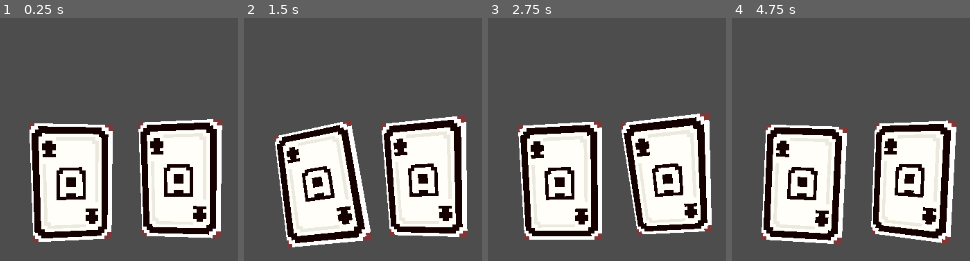
Above: before the commit, frames 1-4 (left to right).
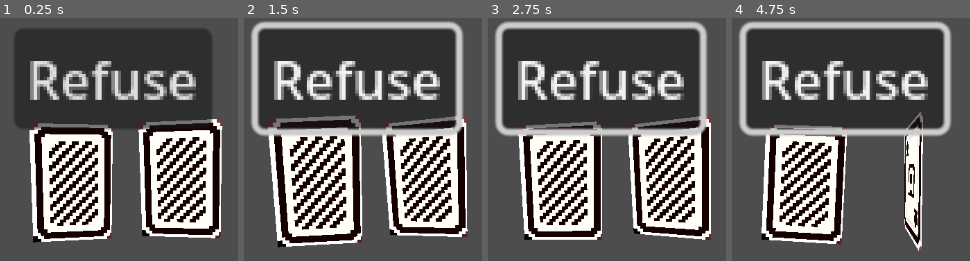
Above: after the commit, the same moments.

Repository: harshborkar/beatemupBrackeys
Game: Godot game, scene res://Scenes/card_manager.tscn
Same seed, same stepped clock (60 frames per second), same inputs: the game is played once before the commit and once after it. This scene is started directly instead of the project's main scene.
Inputs (mouse positions are in pixels of both pictures, inside the frame that each line leads up to):
- Up to frame 1 (0.25 s): no input
- Up to frame 2 (1.5 s): click (358, 78) at 0.5 s, where only the run after the commit has a clickable "Refuse"; tap Enter (ui_accept) at 1.25 s; move the mouse to (315, 183) at 1.27 s; hold D (Right) from 1.28 s (still down); click (315, 183) at 1.35 s
- Up to frame 3 (2.75 s): keep holding D (Right); tap Enter (ui_accept) at 1.52, 2.27 s; move the mouse to (666, 180) at 2.02 s; click (666, 180) at 2.1 s
- Up to frame 4 (4.75 s): move the mouse to (884, 144) at 2.77 s; release D (Right) at 2.78 s; hold A (Left) 2.78-3.53 s; click (884, 144) at 2.85 s; move the mouse to (outside the picture) at 3.52 s; hold D (Right) from 3.53 s (still down); click (outside the picture) at 3.6 s; tap Enter (ui_accept) at 3.77, 4.52 s; move the mouse to (outside the picture) at 4.27 s; click (outside the picture) at 4.35 s

The runs differ from the first frame. In frame 1, 48% of the frame differs, in the area x 6-94%, y 4-93%; in frame 2, 58%; in frame 3, 56%; in frame 4, 61%, in the area x 2-95%, y 1-98%.
Error after the commit: Invalid call. Nonexistent function 'refused' in base 'Nil'. (res://Scripts/card_manager.gd:25)

Commit message:
Add refuse button and improve card flip/refuse logic
Introduces a 'Refuse' button to the card manager scene and connects its signal to allow refusing a selected card. Refactors card state management with a new enum, adds a 'refused' animation, and updates input handling to prevent multiple cards from being selected at once. Also updates the burn shader for a more accurate dissolve/burn effect and tweaks card animation and frame settings.

Diff:
--- a/Scenes/card_manager.tscn
+++ b/Scenes/card_manager.tscn
@@ -10,6 +10,17 @@
 zoom = Vector2(4.68, 4.68)
 
 [node name="Cards" parent="." instance=ExtResource("2_7ykl4")]
+sacrifice = "Hand"
 
 [node name="Cards2" parent="." instance=ExtResource("2_7ykl4")]
 position = Vector2(33, -1)
+sacrifice = "Leg"
+
+[node name="Button" type="Button" parent="."]
+offset_left = -18.0
+offset_top = -66.0
+offset_right = 43.0
+offset_bottom = -35.0
+text = "Refuse"
+
+[connection signal="pressed" from="Button" to="." method="_on_button_pressed"]
--- a/Scenes/cards.tscn
+++ b/Scenes/cards.tscn
@@ -13,10 +13,10 @@
 tracks/0/interp = 2
 tracks/0/loop_wrap = true
 tracks/0/keys = {
-"times": PackedFloat32Array(0, 0.433333),
+"times": PackedFloat32Array(0, 0.466667),
 "transitions": PackedFloat32Array(1, 1),
 "update": 1,
-"values": [Vector2i(0, 0), Vector2i(14, 2)]
+"values": [Vector2i(14, 2), Vector2i(0, 0)]
 }
 tracks/1/type = "value"
 tracks/1/imported = false
@@ -43,7 +43,7 @@
 "times": PackedFloat32Array(0),
 "transitions": PackedFloat32Array(1),
 "update": 1,
-"values": [Vector2i(0, 0)]
+"values": [Vector2i(14, 2)]
 }
 tracks/1/type = "value"
 tracks/1/imported = false
@@ -58,9 +58,37 @@
 "values": [Vector2(1, 1)]
 }
 
+[sub_resource type="Animation" id="Animation_fb33y"]
+resource_name = "Flip_Again"
+tracks/0/type = "value"
+tracks/0/imported = false
+tracks/0/enabled = true
+tracks/0/path = NodePath(".:scale")
+tracks/0/interp = 2
+tracks/0/loop_wrap = true
+tracks/0/keys = {
+"times": PackedFloat32Array(0, 0.48, 1),
+"transitions": PackedFloat32Array(1, 1, 1),
+"update": 0,
+"values": [Vector2(1, 1), Vector2(0.025, 1), Vector2(1, 1)]
+}
+tracks/1/type = "value"
+tracks/1/imported = false
+tracks/1/enabled = true
+tracks/1/path = NodePath(".:frame_coords")
+tracks/1/interp = 2
+tracks/1/loop_wrap = true
+tracks/1/keys = {
+"times": PackedFloat32Array(0, 0.466667),
+"transitions": PackedFloat32Array(1, 1),
+"update": 1,
+"values": [Vector2i(0, 0), Vector2i(14, 2)]
+}
+
 [sub_resource type="AnimationLibrary" id="AnimationLibrary_fb33y"]
 _data = {
 &"Flip": SubResource("Animation_4ll3t"),
+&"Flip_Again": SubResource("Animation_fb33y"),
 &"RESET": SubResource("Animation_eomap")
 }
 
@@ -104,6 +132,7 @@
 texture = ExtResource("1_xdaph")
 hframes = 15
 vframes = 4
+frame = 44
 
 [node name="Mouse Area" type="Area2D" parent="."]
 
--- a/Scripts/card_manager.gd
+++ b/Scripts/card_manager.gd
@@ -1,19 +1,29 @@
 class_name card_manager
 extends Node2D
+var card_selected:bool = false
 
-
-
+var current_card:card
 
 func connect_card_signal(Card:card):
 	Card.hovered_on.connect(on_hover.bind())
 	Card.hovered_off.connect(off_hover.bind())
 
 
+
+
 func on_hover(Card:card):
-	Card.on_hover()
-	if Input.is_action_just_pressed("Left_Click"):
-		Card.flip_card()
+	if not card_selected:
+		Card.on_hover()
 
 
 func off_hover(Card:card):
-	Card.off_hover()
+	if not card_selected:
+		Card.off_hover()
+
+func refused(Card:card):
+	card_selected= false
+	Card.refused()
+
+
+func _on_button_pressed() -> void:
+	refused(current_card)
--- a/Scripts/cards.gd
+++ b/Scripts/cards.gd
@@ -1,35 +1,69 @@
 class_name card
 extends Node2D
+
 @onready var animation_player: AnimationPlayer = $AnimationPlayer
 @onready var sprite_2d: Sprite2D = $Sprite2D
 
+@export_enum("Eyes", "Hand", "Mouth", "Brain", "Leg", "Ears", "Heart", "Blood", "Lungs")
+var sacrifice: String
+
 signal hovered_on
 signal hovered_off
+
+
+enum STATE { IDLE, HOVERED, FLIPPED, CHOSEN, REFUSED }
+var state = STATE.IDLE
 
 func _ready() -> void:
 	# Create a unique material instance for each card
 	sprite_2d.material = sprite_2d.material.duplicate()
 	get_parent().connect_card_signal(self)
 
+func _input(event: InputEvent) -> void:
+	handle_input()
+
 func flip_card():
 	print("flip")
 	animation_player.play("Flip")
 
 func on_hover():
+	if state == STATE.FLIPPED:
+		return
+	print(sacrifice)
+	state = STATE.HOVERED
 	var tween = get_tree().create_tween()
-	tween.tween_method(set_rand_trans_power, 1.0, 3.0, 0.2)
-	if Input.is_action_just_pressed("Left_Click"):
-		flip_card()
+	tween.tween_property(sprite_2d, "scale", Vector2(1.1, 1.1), 0.2)\
+		.set_trans(Tween.TRANS_CUBIC)\
+		.set_ease(Tween.EASE_IN)
 
 func off_hover():
-	var tween = get_tree().create_tween()
-	tween.tween_method(set_rand_trans_power, 3.0, 1.0, 0.2)
-
-func set_rand_trans_power(value: float):
-	sprite_2d.material.set_shader_parameter("rand_trans_power", value)
+	if state != STATE.FLIPPED:
+		state = STATE.IDLE
+		var tween = get_tree().create_tween()
+		tween.tween_property(sprite_2d, "scale", Vector2(1, 1), 0.2)\
+			.set_trans(Tween.TRANS_CUBIC)\
+			.set_ease(Tween.EASE_IN)
 
 func _on_area_2d_mouse_entered() -> void:
 	emit_signal("hovered_on", self)
 
 func _on_area_2d_mouse_exited() -> void:
 	emit_signal("hovered_off", self)
+
+func handle_input():
+	if can_flip() and Input.is_action_just_pressed("Left_Click") and not get_parent().card_selected:
+		flip_card()
+		state = STATE.FLIPPED
+		get_parent().card_selected = true
+		get_parent().current_card = self
+
+func refused():
+	state = STATE.REFUSED
+	animation_player.play("Flip_Again")
+	state = STATE.IDLE   # remove this line if you want the card to *stay refused* and never flip again
+
+func burn():
+	pass
+
+func can_flip() -> bool:
+	return state == STATE.HOVERED
--- a/Shader/burn.gdshader
+++ b/Shader/burn.gdshader
@@ -1,14 +1,65 @@
 shader_type canvas_item;
 
-void vertex() {
-	// Called for every vertex the material is visible on.
+// Keep dissolve_value as export uniform
+uniform float dissolve_value : hint_range(0,1.1);
+
+// Hardcoded noise texture settings (Simplex, Seed 9, Frequency 9.0)
+float simplex_noise(vec3 uv) {
+    // Simplex noise implementation with seed 9 and frequency 9.0
+    vec3 i = floor(uv + dot(uv, vec3(0.333333)) );
+    vec3 x = uv - i + dot(i, vec3(0.166666));
+    vec3 g = step(x.yzx, x);
+    vec3 l = 1.0 - g;
+    vec3 i1 = min(g, l.zxy);
+    vec3 i2 = max(g, l.zxy);
+    vec3 x1 = x - i1 + 0.166666;
+    vec3 x2 = x - i2 + 0.333333;
+    vec3 x3 = x - 0.5;
+
+    // Apply seed (9) and frequency (9.0)
+    vec3 p = fract((i + vec3(9.0)) * 0.0243902439) * 9.0;
+    vec4 v = max(0.5 - vec4(dot(x,x), dot(x1,x1), dot(x2,x2), dot(x3,x3)), 0.0);
+    vec4 d = vec4(dot(p, x), dot(p + i1, x1), dot(p + i2, x2), dot(p + 1.0, x3));
+
+    return dot(v*v*v*v, d) * 52.0;
 }
 
 void fragment() {
-	// Called for every pixel the material is visible on.
+    vec4 main_texture = texture(TEXTURE, UV);
+
+    // Hardcoded values from your settings
+    float burn_size = 0.26;
+    vec4 burn_color = vec4(1.0, 0.5, 0.0, 1.0);  // Orange burn color
+
+    // Generate noise with your exact settings
+    vec3 noise_uv = vec3(UV * 512.0 / 512.0 * 9.0, 0.0);
+    float noise = (simplex_noise(noise_uv) + 1.0) * 0.5;  // Convert from [-1,1] to [0,1]
+    noise = clamp(noise, 0.0, 1.0);
+
+    // FIX: CORRECTED BURN EFFECT LOGIC
+    // The burn effect should appear at the edge between dissolved and non-dissolved areas
+
+    // Calculate where the dissolve happens (noise close to dissolve_value)
+    float dissolve_edge = smoothstep(dissolve_value - burn_size, dissolve_value + burn_size, noise);
+
+    // Calculate the burn color intensity (strongest at the exact edge)
+    float burn_intensity = 1.0 - abs(noise - dissolve_value) / burn_size;
+    burn_intensity = clamp(burn_intensity, 0.0, 1.0);
+
+    // Main visibility - show where noise is greater than dissolve_value
+    float visibility = step(dissolve_value, noise);
+
+    COLOR.a = main_texture.a * visibility;
+
+    // Apply burn color at the edge, mix with original texture
+    if (burn_intensity > 0.0) {
+        COLOR.rgb = mix(main_texture.rgb, burn_color.rgb, burn_intensity);
+    } else {
+        COLOR.rgb = main_texture.rgb;
+    }
+
+    // Only vanish when dissolve_value is very close to 0.0
+    if (dissolve_value <= 0.001) {
+        COLOR.a = 0.0;
+    }
 }
-
-//void light() {
-//	// Called for every pixel for every light affecting the CanvasItem.
-//	// Uncomment to replace the default light processing function with this one.
-//}
Not shown: 1 places in Scenes/cards.tscn that only renumber resources
